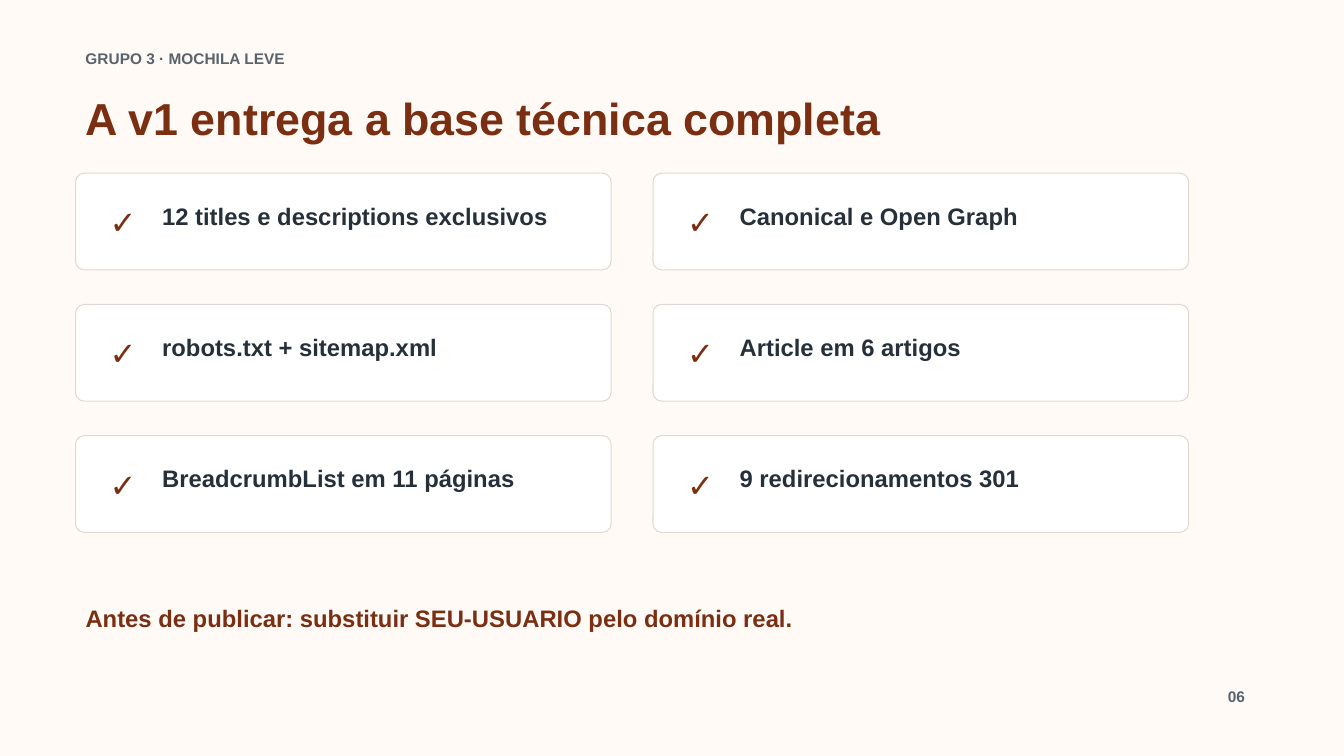
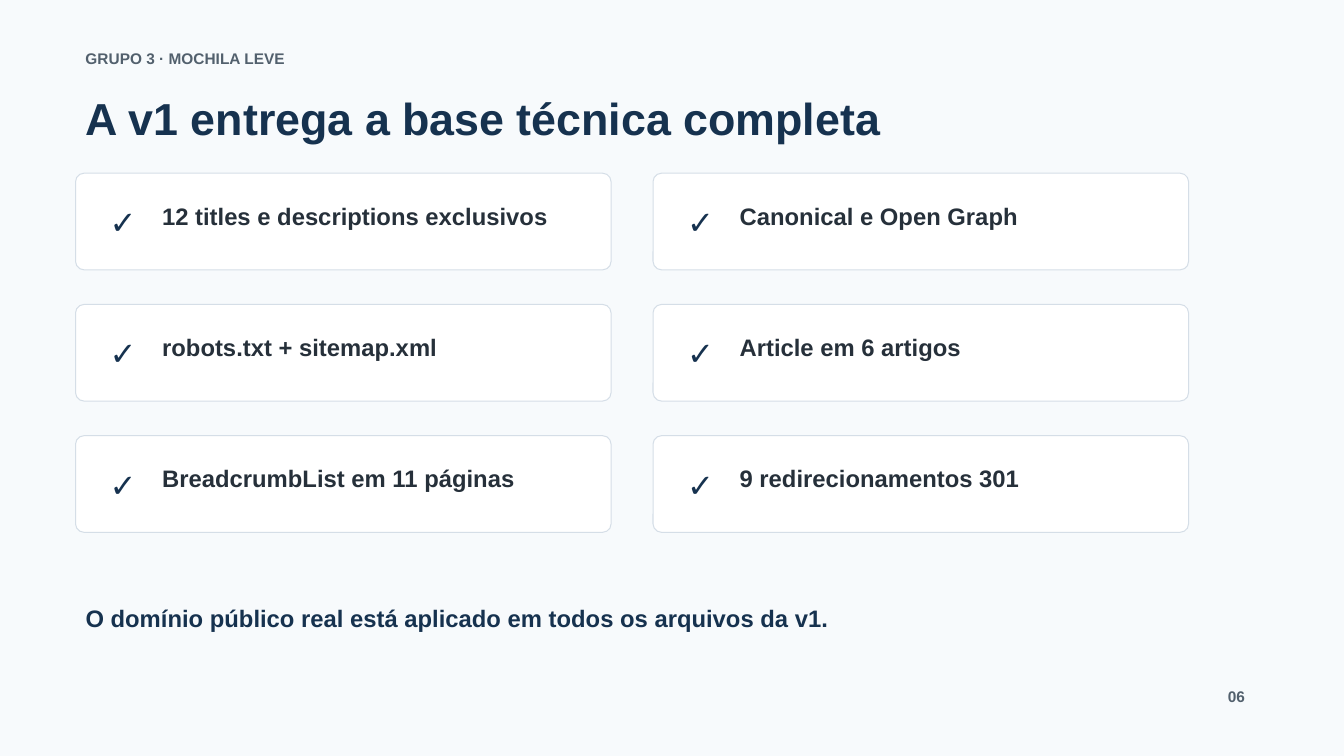
Before and after one commit to MRIshizawa/grupo3-blog-mochila-leve-seo, a slide deck: slide 6 of apresentacao-seo-grupo3.pptx. Drawn at 1344x756 pixels with LibreOffice and Linux fonts; fonts in the diff are those of the drawing. Boxes give left, top, right and bottom in pixels: in the first picture for what was removed or moved away, otherwise in the second. Text is boxed around its words. In the diff, an @@ line names an element or a change of style, - is before the commit and + after.

```diff
--- a/apresentacao-seo-grupo3.pptx
+++ b/apresentacao-seo-grupo3.pptx
@@ background #FFFAF5 to #F7FAFC @@
@@ outline #E2D8D3 0.75 pt to #D5DEE7 0.75 pt in 6 elements at box(76, 173, 611, 270), box(653, 173, 1189, 270), box(76, 304, 611, 401), box(653, 304, 1189, 401), box(76, 436, 611, 532), box(653, 436, 1189, 532) @@
@@ text colour #7A2E12 to #16324F in 7 elements at box(85, 102, 881, 144), box(100, 198, 144, 236), box(678, 198, 722, 236), box(100, 329, 144, 367), box(678, 329, 722, 367), box(100, 460, 144, 498), box(678, 460, 722, 498) @@
@@ text at box(86, 609, 828, 632): text changed; text colour #7A2E12 to #16324F @@
-Antes de publicar: substituir SEU-USUARIO pelo domínio real.
+O domínio público real está aplicado em todos os arquivos da v1.
```
Also in this commit, not shown: 9 other slides changed, 2 other files.
